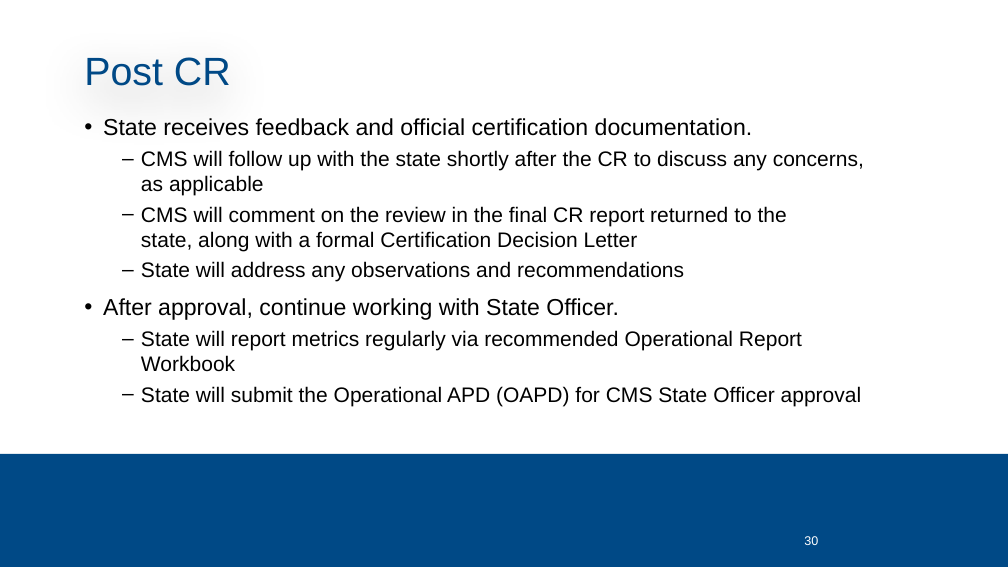
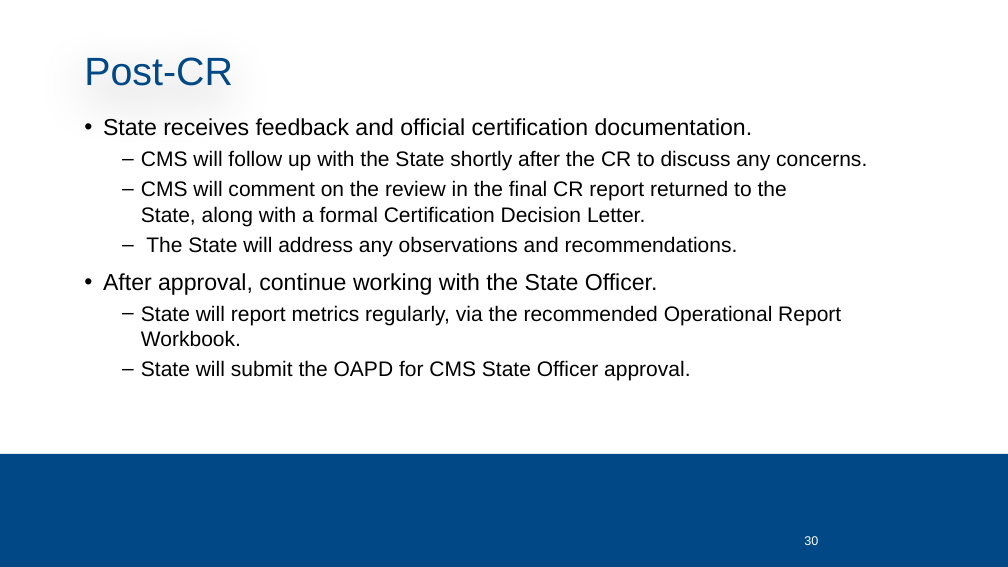
Before and after one commit to CMSgov/CMCS-DSG-DSS-Certification-Staging, a slide deck: slide 30 of SMC Kickoff Deck.pptx. Drawn at 1008x567 pixels with LibreOffice and Linux fonts; fonts in the diff are those of the drawing; background and template pictures are left out. Boxes give left, top, right and bottom in pixels: in the first picture for what was removed or moved away, otherwise in the second. Text is boxed around its words. In the diff, an @@ line names an element or a change of style, - is before the commit and + after.

```diff
--- a/SMC Kickoff Deck.pptx
+++ b/SMC Kickoff Deck.pptx
@@ title at [84, 57, 233, 86]: text changed @@
-Post CR
+Post-CR
@@ text at [103, 150, 867, 381]: text changed @@
-  – CMS will follow up with the state shortly after the CR to discuss any concerns, as applicable
-  – CMS will comment on the review in the final CR report returned to the state, along with a formal Certification Decision Letter
-  – State will address any observations and recommendations
-• After approval, continue working with State Officer.
-  – State will report metrics regularly via recommended Operational Report Workbook
-  – State will submit the Operational APD (OAPD) for CMS State Officer approval
+  – CMS will follow up with the State shortly after the CR to discuss any concerns.
+  – CMS will comment on the review in the final CR report returned to the State, along with a formal Certification Decision Letter.
+  – The State will address any observations and recommendations.
+• After approval, continue working with the State Officer.
+  – State will report metrics regularly, via the recommended Operational Report Workbook.
+  – State will submit the OAPD for CMS State Officer approval.
```
Also in this commit, not shown: 25 other slides changed, 2 slides added, 3 slides removed.
